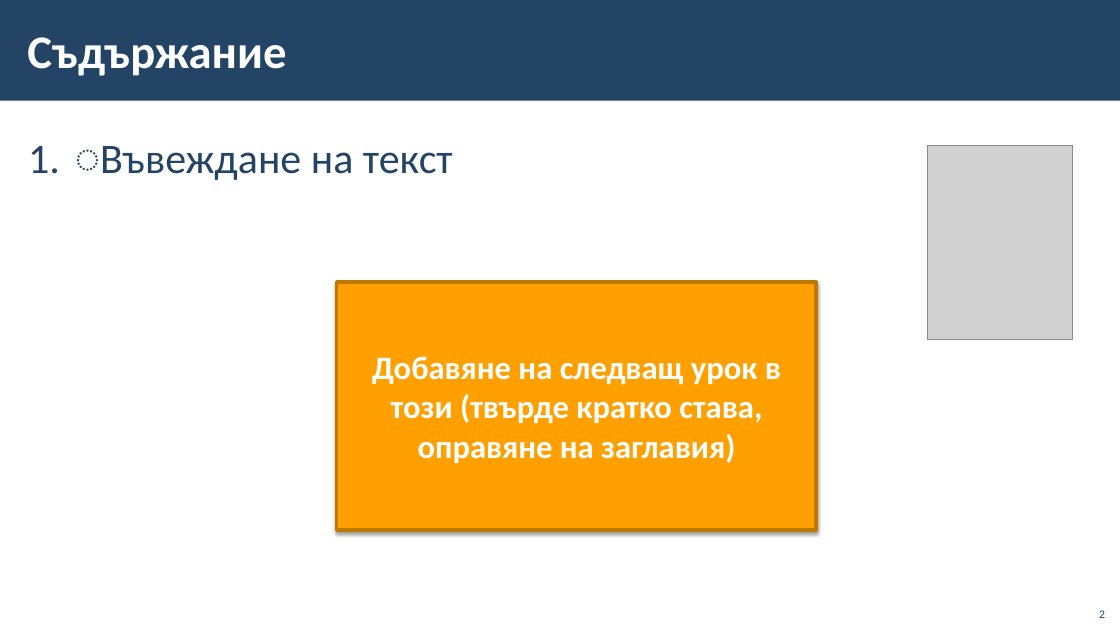
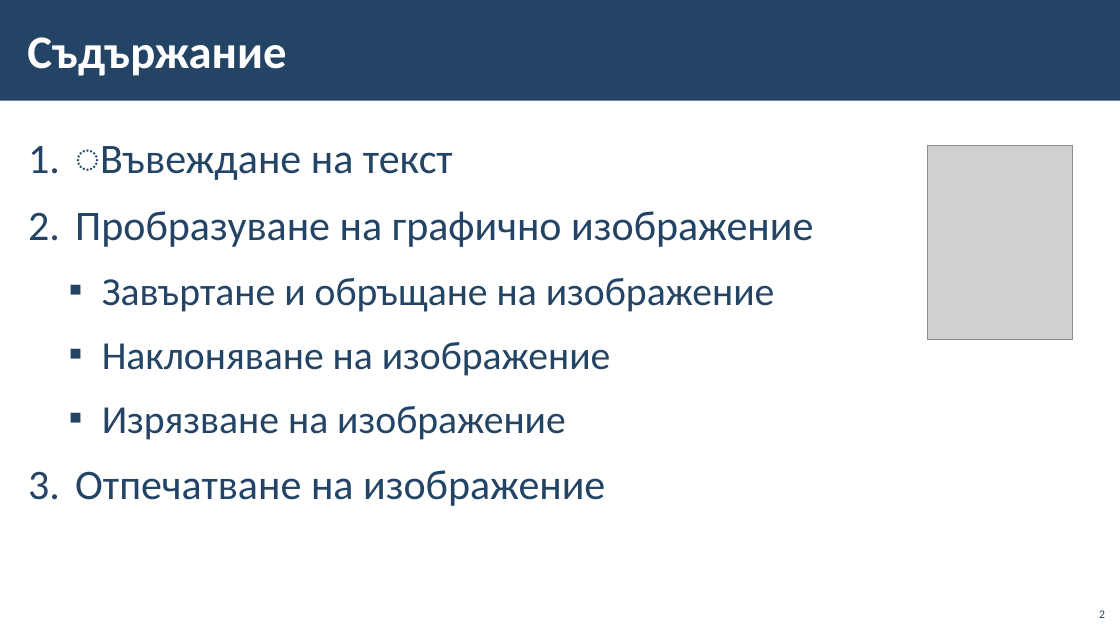
Before and after one commit to BG-IT-Edu/School-Programming, a slide deck: slide 2 of Courses/Computer-Modeling-and-IT/Computer-Modeling-and-IT-5-Class/14-Insert-Text-Into-a-Graphic-Image/14-Insert-Text-Into-a-Graphic-Image.pptx. Drawn at 1120x630 pixels with LibreOffice and Linux fonts; fonts in the diff are those of the drawing; grey boxes stand for pictures; background and template pictures are left out. Boxes give left, top, right and bottom in pixels: in the first picture for what was removed or moved away, otherwise in the second. Text is boxed around its words. In the diff, an @@ line names an element or a change of style, - is before the commit and + after.

```diff
--- a/Courses/Computer-Modeling-and-IT/Computer-Modeling-and-IT-5-Class/14-Insert-Text-Into-a-Graphic-Image/14-Insert-Text-Into-a-Graphic-Image.pptx
+++ b/Courses/Computer-Modeling-and-IT/Computer-Modeling-and-IT-5-Class/14-Insert-Text-Into-a-Graphic-Image/14-Insert-Text-Into-a-Graphic-Image.pptx
@@ text at (x1=75, y1=211, x2=813, y2=506): paragraphs added @@
+2. Пробразуване на графично изображение
+  ▪ Завъртане и обръщане на изображение
+  ▪ Наклоняване на изображение
+  ▪ Изрязване на изображение
+3. Отпечатване на изображение
@@ rectangle removed at (x1=337, y1=282, x2=817, y2=530) @@
-Добавяне на следващ урок в този (твърде кратко става, оправяне на заглавия)
```
Also in this commit, not shown: 3 slides added.
